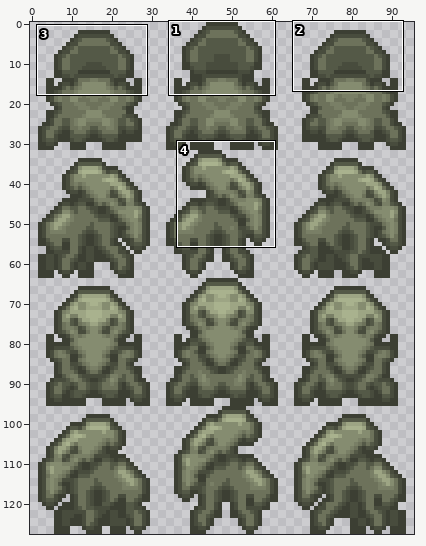
Two states of a sprite sheet, sprite/creature/gork/PNG/32x32/gork-NESW.png. The picture above shows the old version from afar; the outline marks the close-up.
Close-up. First the earlier version:
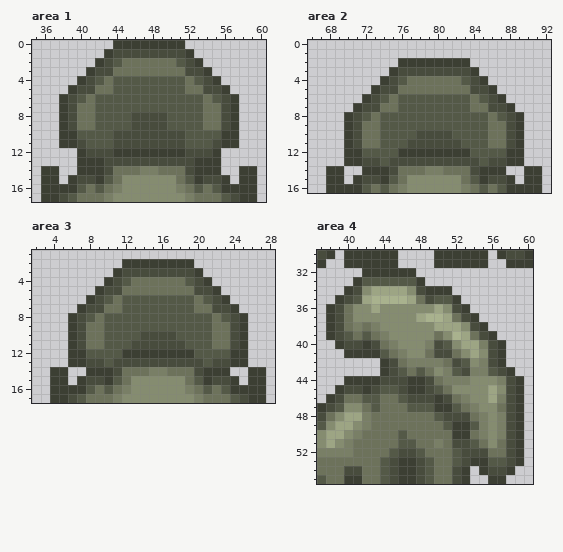
The file is 96x128 pixels. Colours within 5 levels of each other are drawn and written as one. Shown: area 1: x 35..60, y 0..17; area 2: x 66..92, y 0..16; area 3: x 2..28, y 1..17; area 4: x 37..60, y 30..55. The commit also changed other parts of the picture, which this record leaves out.
The same view after the edit:
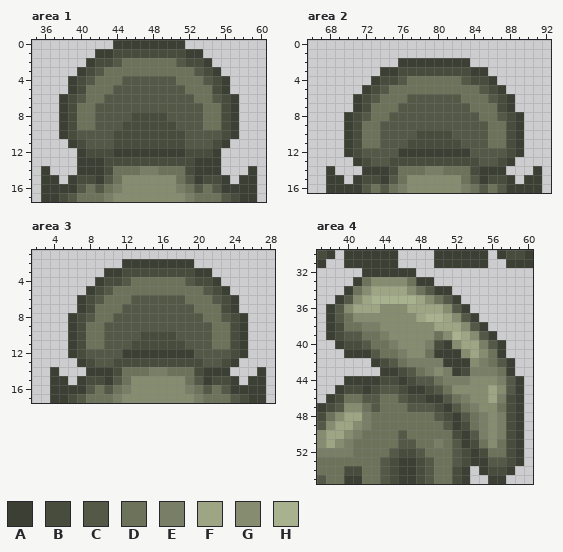
Palette (. is transparent): A #3c3f33  B #484c3d  C #545947  D #6d725b  E #797f66  F #9da584  G #858c70  H #a9b28e
What changed:
Changed rows in their new state; - is an unchanged pixel.
Area 1:
first column x 37:
 1 -----A----------A-----
 2 ----AB----------BA----
 3 ---ABCD--------DCBA---
 4 --ABCD-D------D-DCBA--
 5 ----D------------D----
 6 -----D----------D-----
 9 --------B----B--------
10 --B----------------B--
11 -.------------------.-
14 .--------------------.
Area 2:
first column x 71:
 3 ---A----------A---
 4 --AB----------BA--
 5 -ABCD--------DCBA-
 6 ABCD-D------D-DCBA
 7 --D------------D--
 8 ---D----------D---
first column x 69:
12 --B----------------B--
13 -.--C------------C--.-
14 .--------------------.
Area 3:
first column x 7:
 3 ---A----------A---
 4 --AB----------BA--
 5 -ABCD--------DCBA-
 6 ABCD-D------D-DCBA
 7 --D------------D--
 8 ---D----------D---
first column x 5:
12 --B----------------B--
13 -.--C------------C--.-
14 .--------------------.
Area 4:
first column x 39:
33 ---DGGGGD-A---------
34 --D------DC---------
35 -CG-----HFGD--------
36 CGFF----FFF--C------
37 C------------GC-----
38 --DE-----------C----
39 --CD-----------GC---
40 ---CD-------A----C--
41 ----CD-----AAA---D--
42 ----ABC-----AAA--DCA
43 ------ABCDE--A---ED-
44 -------ABCC--------C
45 -------------------C
46 ----------A-C-------
47 -----------B--------
48 -------------AC-----
49 --------------BD----
50 -------------B-C----
51 -------------CAB----
52 ---------------A----
